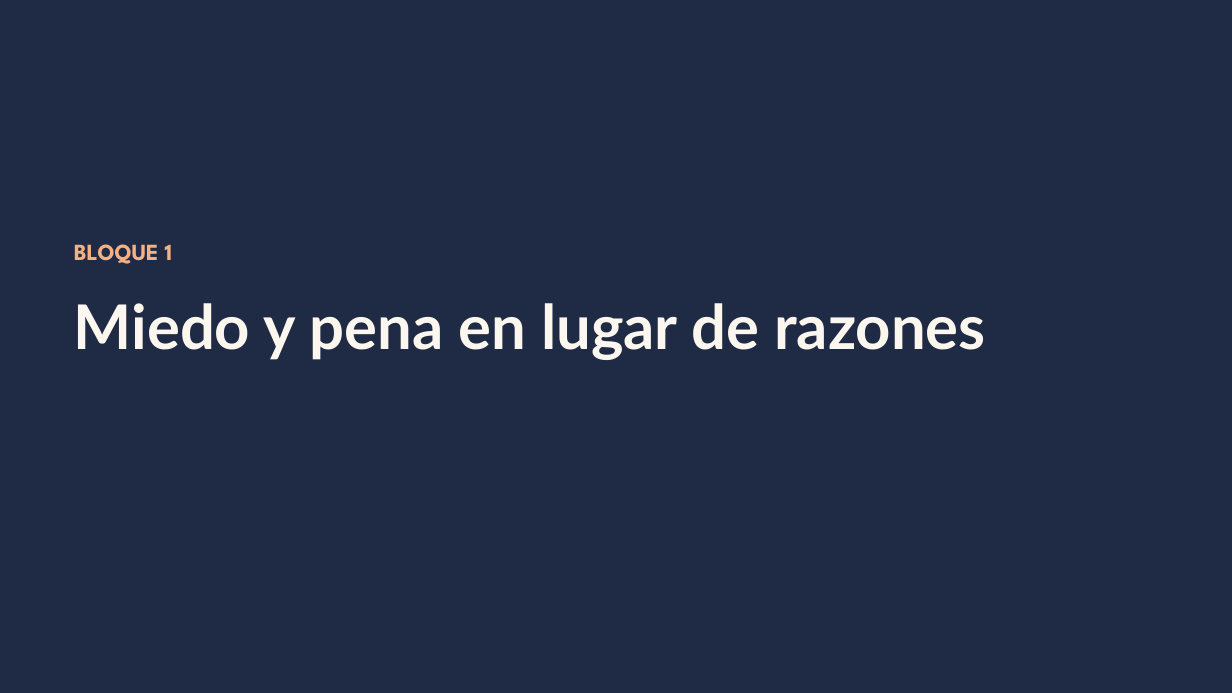
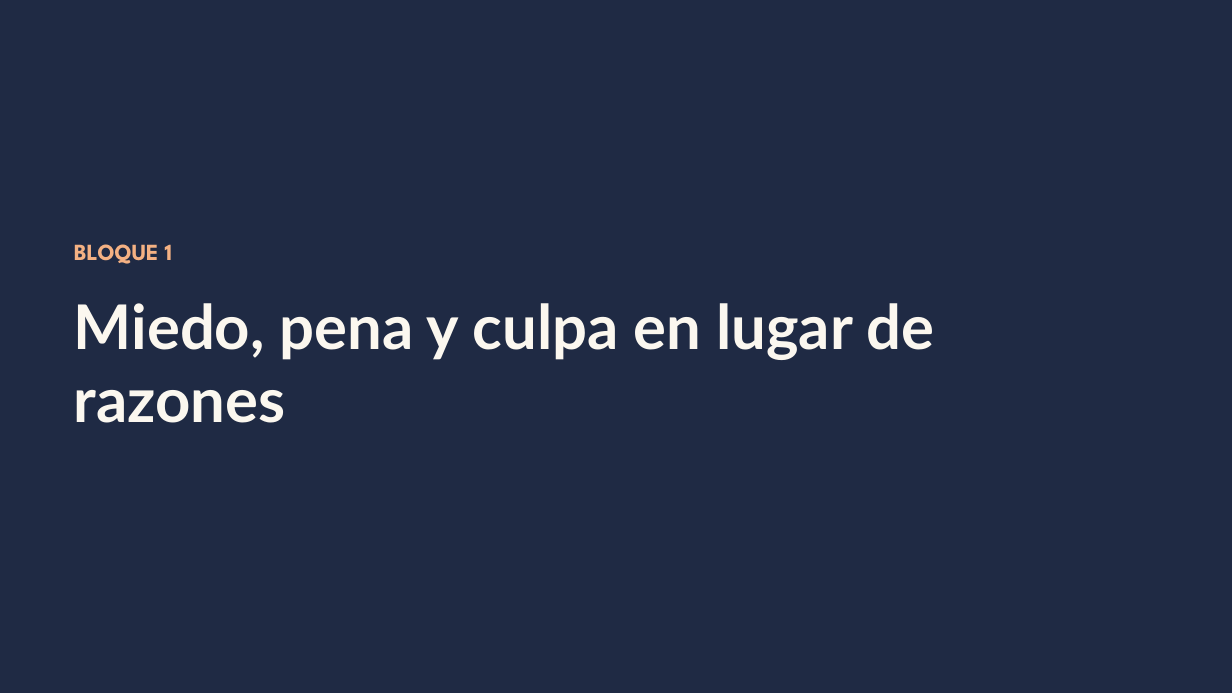
Before and after one commit to mikagiuri/pensamiento-critico-web, a slide deck: slide 5 of curso/pptx/S16.pptx. Drawn at 1232x693 pixels with LibreOffice and Linux fonts; fonts in the diff are those of the drawing. Boxes give left, top, right and bottom in pixels: in the first picture for what was removed or moved away, otherwise in the second. Text is boxed around its words. In the diff, an @@ line names an element or a change of style, - is before the commit and + after.

```diff
--- a/curso/pptx/S16.pptx
+++ b/curso/pptx/S16.pptx
@@ text at (x1=74, y1=303, x2=935, y2=423): text changed @@
-Miedo y pena en lugar de razones
+Miedo, pena y culpa en lugar de razones
```
Also in this commit, not shown: 4 other slides changed, 45 other files.
